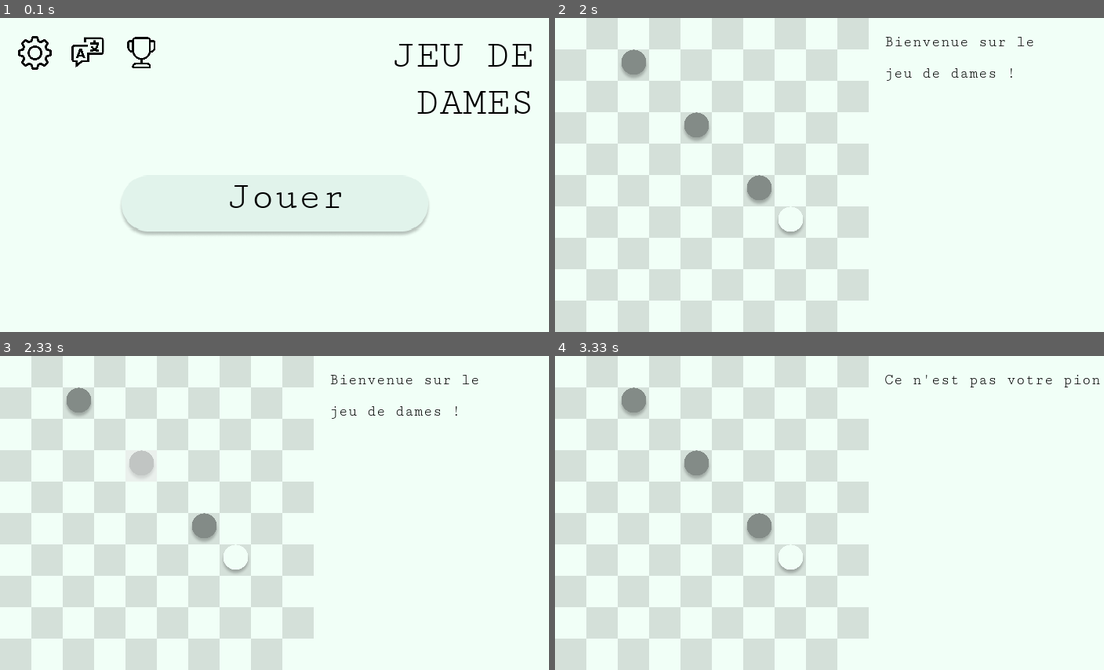
Above: before the commit, frames 1-4 (two rows, left to right).
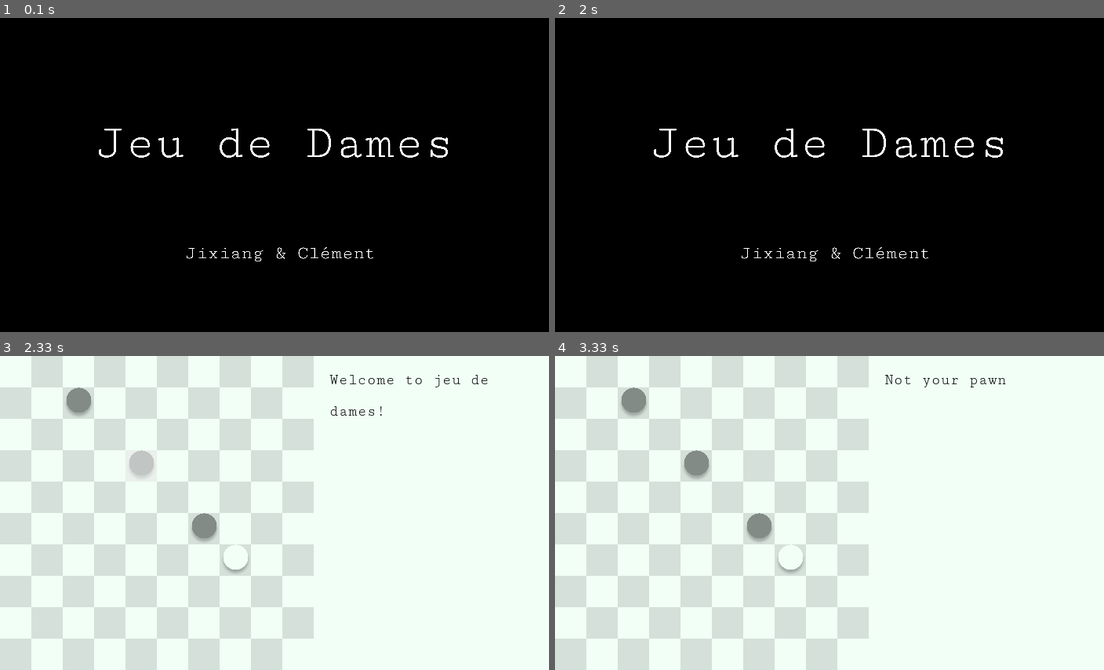
Above: after the commit, the same moments.

Repository: Snow-tear/jeu-de-dames
Game: pygame game, started from Jeu de dame.py
The game is run twice, just before and just after one commit, with the same random seed, the same clock (stepped at 60 frames per second) and the same inputs.
Inputs (mouse positions are in pixels of both pictures, inside the frame that each line leads up to):
- Up to frame 1 (0.1 s): no input
- Up to frame 2 (2 s): click (895, 203) at 1.88 s
- Up to frame 3 (2.33 s): click (142, 450) at 2.22 s
- Up to frame 4 (3.33 s): click (829, 550) at 2.55 s

The runs differ from the first frame. In frame 1, 98% of the frame differs, in the area x 0-100%, y 0-100%; in frame 2, 99%; in frame 3, 0.4%; in frame 4, 0.3%.

Commit message:
src file for medias

Diff:
--- a/Jeu de dame.py
+++ b/Jeu de dame.py
@@ -26,9 +26,9 @@
 
     #sound initialization
     pygame.mixer.init()
-    music = pygame.mixer.music.load("music.ogg")
-    click_sound = pygame.mixer.Sound("clic.ogg")
-    pawn_sound = pygame.mixer.Sound("pion.wav")
+    music = pygame.mixer.music.load("src/music.ogg")
+    click_sound = pygame.mixer.Sound("src/clic.ogg")
+    pawn_sound = pygame.mixer.Sound("src/pion.wav")
     file = open('Settings.txt', 'r')
     sound_data = str(file.read()).split("/")
     file.close()
@@ -66,7 +66,7 @@
         pawn = lambda image: pygame.transform.scale(pygame.image.load(image).convert_alpha(), (self.case_size, self.case_size))
         self.icon=dict(zip(
             ('white pawn','black pawn', 'white king', 'black king'),
-            map(pawn,("white_pawn.png","black_pawn.png", "white_king.png", "black_king.png"))
+            map(pawn,("src/white_pawn.png","src/black_pawn.png", "src/white_king.png", "src/black_king.png"))
         ))
 
         #Initialization de damier
@@ -96,7 +96,7 @@
         pawn = lambda image: pygame.transform.scale(pygame.image.load(image).convert_alpha(), (self.case_size, self.case_size))
         self.icon=dict(zip(
             ('white pawn','black pawn', 'white king', 'black king', 'hoover'),
-            map(pawn,("white_pawn.png","black_pawn.png", "white_king.png", "black_king.png", "hoover.png"))
+            map(pawn,("src/white_pawn.png","src/black_pawn.png", "src/white_king.png", "src/black_king.png", "src/hoover.png"))
         ))
 
     def affichage(self):#affichage console
@@ -309,14 +309,11 @@
         pygame.draw.rect(self.window, self.colors['bg_color'], bg)
     def main_menu_gui(self, click, event):
         global user_view
-        #on pourra remplacer par une image pour ameliorer le design
-        #bg_shade_img = pygame.transform.scale(pygame.image.load("menu_bg.png").convert_alpha(), (self.window_size*1.75, self.window_size))
+
         bg_rect = pygame.Rect(0,0,1.75*self.window_size, self.window_size)
         pygame.draw.rect(self.window, self.colors['bg_color'],bg_rect)
-        play_button = pygame.transform.scale(pygame.image.load("play_button.png").convert_alpha(), (self.window_size, self.window_size*0.2))
-        #bg = pygame.Rect(0, 0, 1.75*self.window_size,self.window_size)
-        #pygame.draw.rect(self.window, self.colors['bg_color'], bg)
-        #self.window.blit(bg_shade_img, (0,0))
+        play_button = pygame.transform.scale(pygame.image.load("src/play_button.png").convert_alpha(), (self.window_size, self.window_size*0.2))
+
 
         play_button_hitbox = pygame.Rect(0.375*self.window_size, 0.5*self.window_size, self.window_size, 0.2*self.window_size)
         pygame.draw.rect(self.window, self.colors['bg_color'],play_button_hitbox)
@@ -329,15 +326,15 @@
         self.window.blit(game_name_l2, (1.325*self.window_size, 0.2*self.window_size))
 
         #settings buttons
-        setting_button = pygame.transform.scale(pygame.image.load("settings_ico.png").convert_alpha(), (0.12*self.window_size, 0.12*self.window_size))
+        setting_button = pygame.transform.scale(pygame.image.load("src/settings_ico.png").convert_alpha(), (0.12*self.window_size, 0.12*self.window_size))
         setting_button_surface = self.window.blit(setting_button, (0.05*self.window_size, 0.05*self.window_size) )
-        lang_button = pygame.transform.scale(pygame.image.load("lang_ico.png").convert_alpha(),(0.12 * self.window_size, 0.12 * self.window_size))
+        lang_button = pygame.transform.scale(pygame.image.load("src/lang_ico.png").convert_alpha(),(0.12 * self.window_size, 0.12 * self.window_size))
         lang_button_surface = self.window.blit(lang_button, (0.22 * self.window_size, 0.05 * self.window_size))
-        leaderboard_button = pygame.transform.scale(pygame.image.load("leaderboard_ico.png").convert_alpha(),(0.12 * self.window_size, 0.12 * self.window_size))
+        leaderboard_button = pygame.transform.scale(pygame.image.load("src/leaderboard_ico.png").convert_alpha(),(0.12 * self.window_size, 0.12 * self.window_size))
         leaderboard_button_surface = self.window.blit(leaderboard_button, (0.39 * self.window_size, 0.05 * self.window_size))
 
         if play_button_hitbox.collidepoint(click):
-            play_button = pygame.transform.scale(pygame.image.load("play_button_hoover.png").convert_alpha(),(self.window_size, self.window_size * 0.2))
+            play_button = pygame.transform.scale(pygame.image.load("src/play_button_hoover.png").convert_alpha(),(self.window_size, self.window_size * 0.2))
             self.window.blit(play_button, (0.375 * self.window_size, 0.5 * self.window_size))
             play_text = title_font.render(self.text_str[13], True, self.colors['txt_color'])
             self.window.blit(play_text, (0.725 * self.window_size, 0.525 * self.window_size))
@@ -361,8 +358,8 @@
         self.window.blit(title_font.render(self.text_str[16], True, self.colors['txt_color']),(0.2 * self.window_size, 0.6 * self.window_size))
 
 
-        on_img= pygame.transform.scale(pygame.image.load("switch_on.png").convert_alpha(),(0.12 * self.window_size, 0.12 * self.window_size))
-        off_img =pygame.transform.scale(pygame.image.load("switch_off.png").convert_alpha(),(0.12 * self.window_size, 0.12 * self.window_size))
+        on_img= pygame.transform.scale(pygame.image.load("src/switch_on.png").convert_alpha(),(0.12 * self.window_size, 0.12 * self.window_size))
+        off_img =pygame.transform.scale(pygame.image.load("src/switch_off.png").convert_alpha(),(0.12 * self.window_size, 0.12 * self.window_size))
 
         sound_switch = self.window.blit(on_img if self.play_sound == True else off_img, (self.window_size, 0.2*self.window_size))
         if  sound_switch.collidepoint(click) and event.type == pygame.MOUSEBUTTONDOWN and event.button == 1:
@@ -432,14 +429,14 @@
 
 stop = False
 selected=False
-text_font = pygame.font.Font("CutiveMono-Regular.ttf", int(game.case_size*0.48))
-title_font = pygame.font.Font("CutiveMono-Regular.ttf", int(game.case_size*1.25))
+text_font = pygame.font.Font("src/CutiveMono-Regular.ttf", int(game.case_size*0.48))
+title_font = pygame.font.Font("src/CutiveMono-Regular.ttf", int(game.case_size*1.25))
 margin = int(0.05 *game.window_size)
 user_view = 0 #main menue : 0, game : 1, settings : 2, language setting : 3, leaderboard : 4
 is_written = False #permet de savoir si la victoire a dejà été inscrit dans le fichier externe, car sinon on a une boucle qui ajoute des victoire à l'infini
 
 if game.credit:
-    credit_bg = pygame.transform.scale(pygame.image.load("game_credits.png").convert_alpha(), (game.window_size*1.75, game.window_size))
+    credit_bg = pygame.transform.scale(pygame.image.load("src/game_credits.png").convert_alpha(), (game.window_size*1.75, game.window_size))
     game.window.blit(credit_bg, (0,0))
     pygame.display.flip()
     time.sleep(2)
--- a/Settings.txt
+++ b/Settings.txt
@@ -1 +1 @@
-False/True/False
+False/True/True
--- a/lang.txt
+++ b/lang.txt
@@ -1 +1 @@
-fr
+en
--- a/win.txt
+++ b/win.txt
@@ -1 +1 @@
-w/w/w/w/w/w/w/w/w/w/w/w/w/
+w/w/w/w/w/w/w/w/w/w/w/w/w/w/
Binary file removed: DancingScript.ttf
Binary file removed: fiona.png
Binary file removed: menu_bg.png
Binary file removed: risitas.png
Binary file removed: shrek.png
Renamed: CutiveMono-Regular.ttf -> src/CutiveMono-Regular.ttf
Renamed: black_king.png -> src/black_king.png
Renamed: black_pawn.png -> src/black_pawn.png
Renamed: game_credits.png -> src/game_credits.png
Renamed: hoover.png -> src/hoover.png
Renamed: lang_ico.png -> src/lang_ico.png
Renamed: leaderboard_ico.png -> src/leaderboard_ico.png
(and 11 more such lines)
